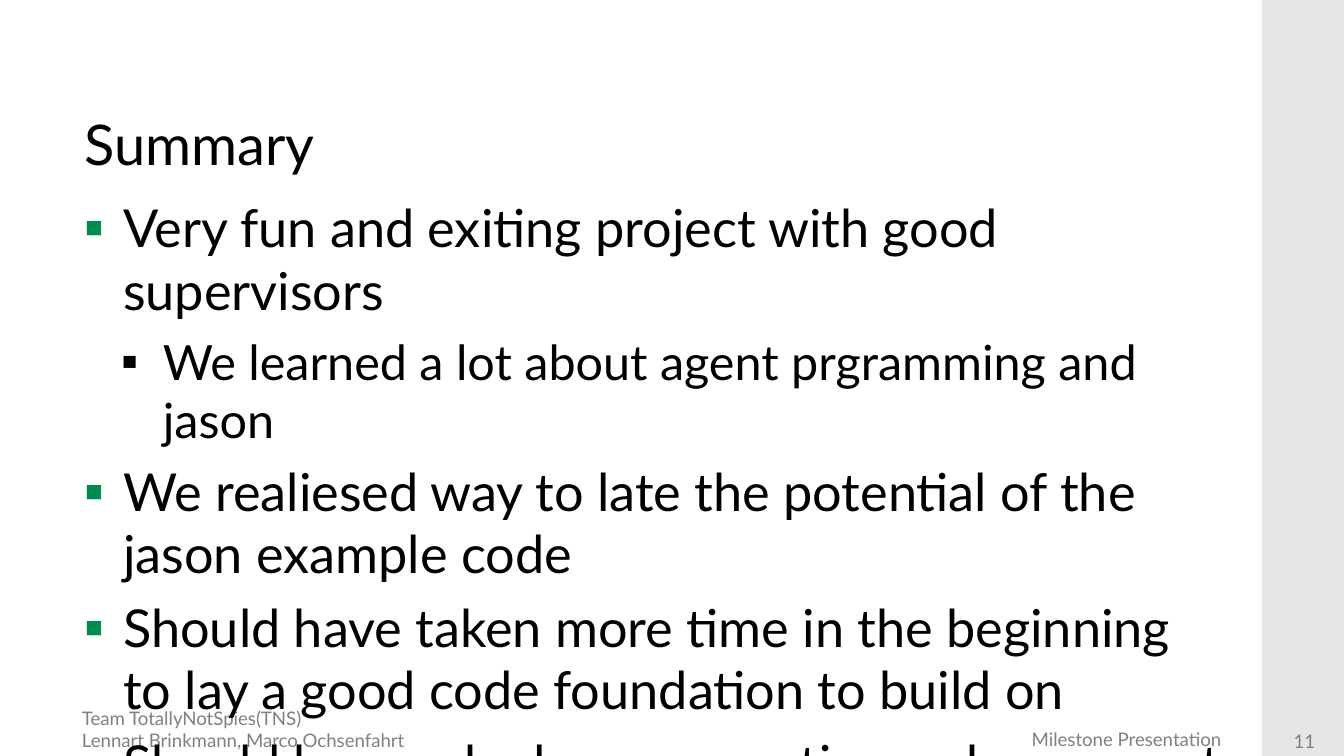
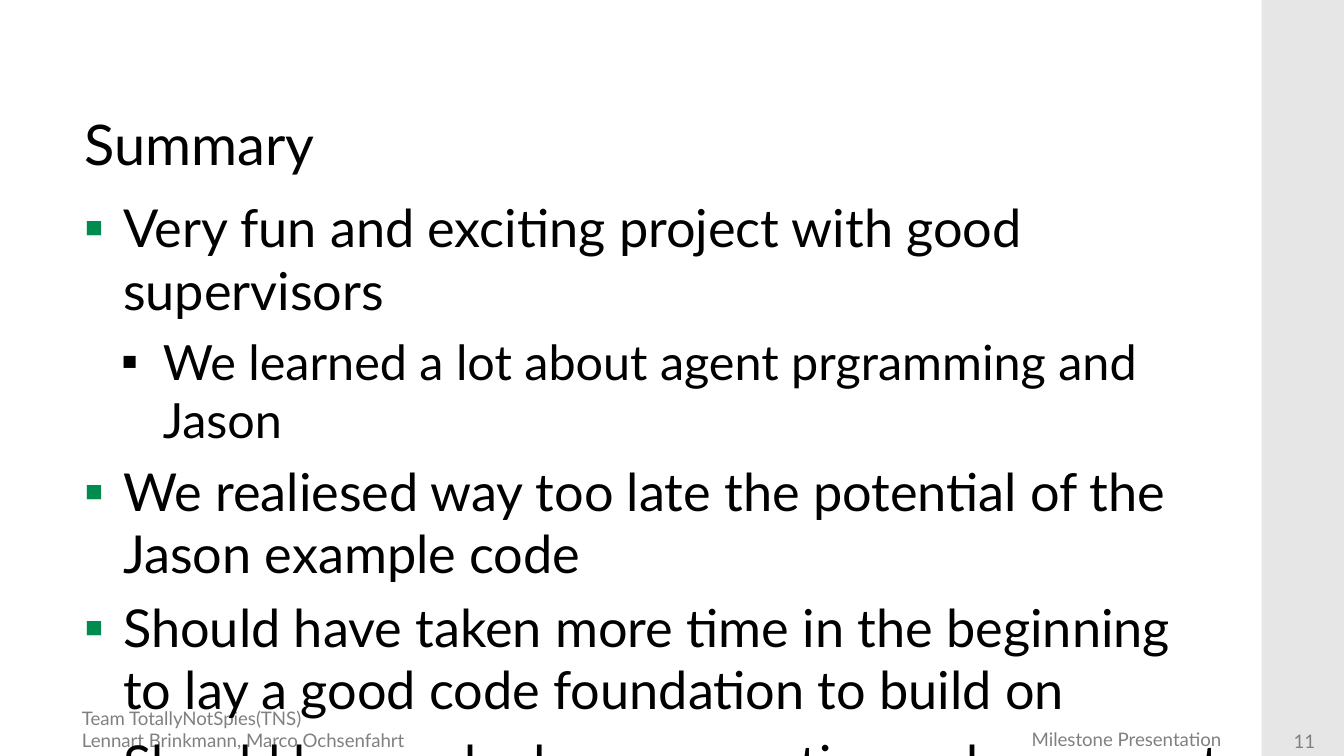
Before and after one commit to DieMango/PiB_Bri_Och, a slide deck: slide 11 of FinalPresentation.pptx. Drawn at 1344x756 pixels with LibreOffice and Linux fonts; fonts in the diff are those of the drawing; background and template pictures are left out. Boxes give left, top, right and bottom in pixels: in the first picture for what was removed or moved away, otherwise in the second. Text is boxed around its words. In the diff, an @@ line names an element or a change of style, - is before the commit and + after.

```diff
--- a/FinalPresentation.pptx
+++ b/FinalPresentation.pptx
@@ text at (123,208,1165,582): text changed @@
-▪ Very fun and exiting project with good supervisors
-  ▪ We learned a lot about agent prgramming and jason
-▪ We realiesed way to late the potential of the jason example code
+▪ Very fun and exciting project with good supervisors
+  ▪ We learned a lot about agent prgramming and Jason
+▪ We realiesed way too late the potential of the Jason example code
```
Also in this commit, not shown: 8 other slides changed.
